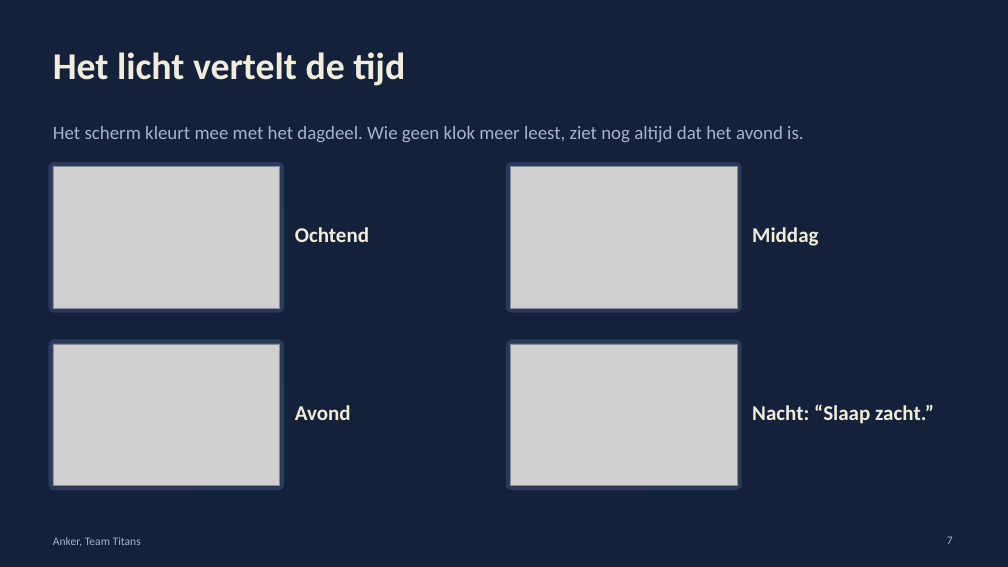
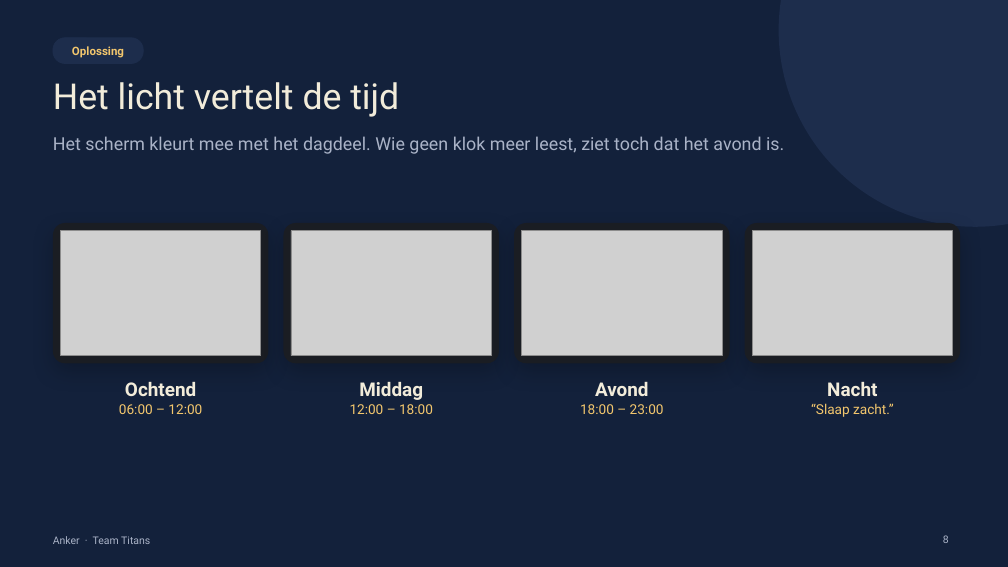
Before and after one commit to sergiuNE/Titans---Hack_The_Future, a slide deck: slide 8 of Documentation/Anker-pitch.pptx (slide 7 before the commit). Drawn at 1008x567 pixels with LibreOffice and Linux fonts; fonts in the diff are those of the drawing; grey boxes stand for pictures. Boxes give left, top, right and bottom in pixels: in the first picture for what was removed or moved away, otherwise in the second. Text is boxed around its words. In the diff, an @@ line names an element or a change of style, - is before the commit and + after.

```diff
--- a/Documentation/Anker-pitch.pptx
+++ b/Documentation/Anker-pitch.pptx
@@ ellipse added at box(779, 0, 1008, 227), fill #1D2D4C @@
@@ rounded rectangle added at box(53, 38, 144, 64), fill #1D2D4C, outline #1D2D4C 0.75 pt, 11 pt, text #F2C66D, bold @@
+Oplossing
@@ title "Het licht vertelt de tijd": place and size @@
-title "Het licht vertelt de tijd" at box(53, 52, 405, 86)
+title "Het licht vertelt de tijd" at box(53, 82, 399, 117)
@@ title "Het licht vertelt de tijd" at box(53, 82, 399, 117): size 36 to 34 pt, font Calibri to Roboto, bold off @@
@@ text "Het scherm kleurt mee met ..." at box(53, 136, 784, 154): vertical alignment middle to top @@
@@ text at box(53, 136, 784, 154): text changed; size 18 to 17 pt; font Calibri to Roboto @@
-Het scherm kleurt mee met het dagdeel. Wie geen klok meer leest, ziet nog altijd dat het avond is.
+Het scherm kleurt mee met het dagdeel. Wie geen klok meer leest, ziet toch dat het avond is.
@@ picture removed at box(53, 166, 280, 309) @@
@@ picture removed at box(510, 166, 737, 309) @@
@@ rounded rectangle at box(53, 223, 268, 364): fill #2A3A5C to #1A1D23; shadow on; proportions changed @@
@@ rounded rectangle: place and size @@
-rounded rectangle at box(48, 162, 284, 313)
+rounded rectangle at box(53, 223, 268, 364)
@@ picture added at box(60, 231, 261, 356) @@
@@ rounded rectangle added at box(284, 223, 499, 364), fill #1A1D23 @@
@@ picture added at box(291, 231, 492, 356) @@
@@ text removed at box(295, 227, 369, 242) @@
-Ochtend
@@ rounded rectangle: place and size @@
-rounded rectangle at box(506, 162, 742, 313)
+rounded rectangle at box(514, 223, 730, 364)
@@ rounded rectangle at box(514, 223, 730, 364): fill #2A3A5C to #1A1D23; shadow on; proportions changed @@
@@ picture added at box(522, 231, 722, 356) @@
@@ rounded rectangle added at box(745, 223, 960, 364), fill #1A1D23 @@
@@ text removed at box(752, 227, 818, 246) @@
-Middag
@@ picture added at box(752, 231, 953, 356) @@
@@ rounded rectangle removed at box(48, 340, 284, 491) @@
@@ picture removed at box(53, 344, 280, 486) @@
@@ rounded rectangle removed at box(506, 340, 742, 491) @@
@@ picture removed at box(510, 344, 737, 486) @@
@@ text added at box(119, 382, 202, 414), 13 pt, text #F2C66D @@
+Ochtend
+06:00 – 12:00
@@ text added at box(350, 382, 433, 414), 13 pt, text #F2C66D @@
+Middag
+12:00 – 18:00
@@ text added at box(580, 382, 664, 414), 13 pt, text #F2C66D @@
+Avond
+18:00 – 23:00
@@ text "Nacht" at box(811, 382, 894, 417): vertical alignment middle to top @@
@@ text at box(811, 382, 894, 417): text changed; size 20 to 13 pt; font Calibri to Roboto; text colour #F2ECDA to #F2C66D; bold off @@
-Nacht: “Slaap zacht.”
+Nacht
+“Slaap zacht.”
@@ text removed at box(295, 405, 351, 420) @@
-Avond
@@ text at box(53, 536, 150, 544): text changed; size 11 to 10 pt; font Calibri to Roboto @@
-Anker, Team Titans
+Anker · Team Titans
@@ page number added at box(943, 535, 949, 543), 10 pt, text #AAB3C7 @@
+8
@@ page number removed at box(947, 536, 953, 544) @@
-7
```
Also in this commit, not shown: 10 other slides changed, 3 slides added, 1 slide removed, 12 other files.
